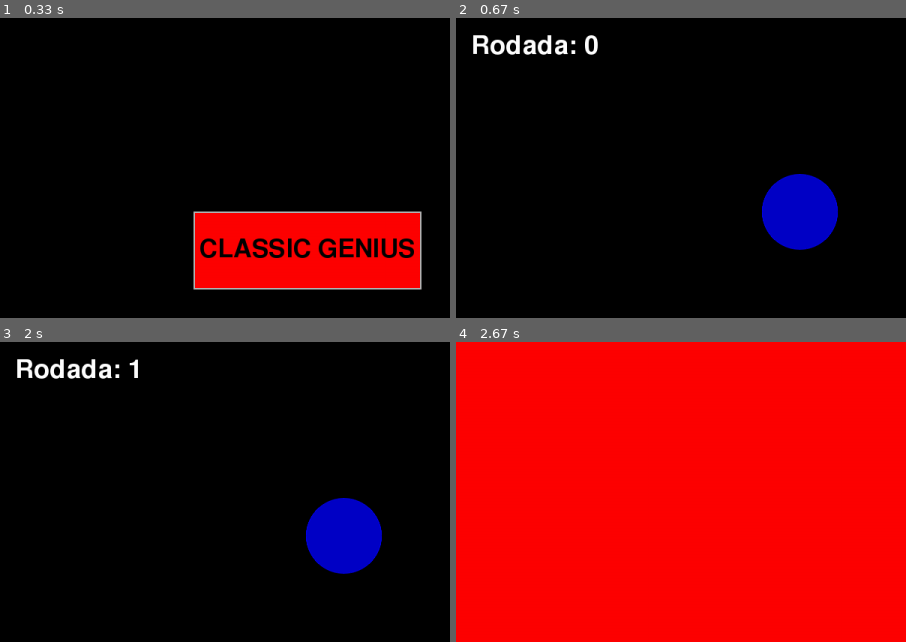
Above: before the commit, frames 1-4 (two rows, left to right).
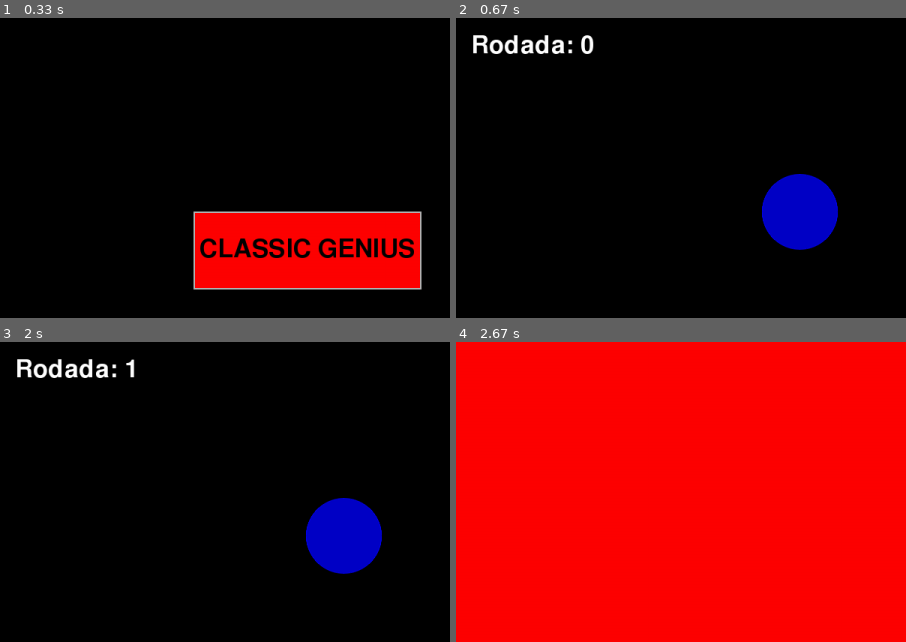
Above: after the commit, the same moments.

Repository: arieltl/genius-pygame
Game: pygame game, started from genius.py
Same seed, same stepped clock (60 frames per second), same inputs: the game is played once before the commit and once after it.
Inputs (mouse positions are % of the whole screen's width and height, from its top left):
- Up to frame 1 (0.33 s): no input
- Up to frame 2 (0.67 s): click "CLASSIC GENIUS" at 0.38 s
- Up to frame 3 (2 s): click (52, 16) at 1.72 s
- Up to frame 4 (2.67 s): click (36, 29) at 2.55 s
The pictures show only the part of the screen within x 0-50%, y 0-50%; the shares and areas given below are measured in that part.

Frame 1 is identical in both runs. In frame 2, 1.0% of the frame differs, in the area x 3-32%, y 5-13%; in frame 3, 0.9%; in frame 4, nothing differs.

Commit message:
Rosto Luciano WIP + modos funcionando

Diff:
--- a/main_game.py
+++ b/main_game.py
@@ -5,6 +5,7 @@
 from math import pi,sin,cos
 from support_classes import Circle, Note
 from CONFIG import HEIGHT,WIDTH, DRAW_RADIUS, COLORS, FREQUENCIES, QUIT, END
+#import os
 
 class GeniusGame:
     def __init__(self, window, manager):
@@ -72,6 +73,9 @@
             self.window.fill((255,0,0))
             action = {"function":self.start_game,"delay":1000}
             self.actions_list.append(action)
+            if self.difficulty == [True, True]:
+                pygame.load("Lucy High Tech.png").convert_alpha()
+                pygame.blit((WIDTH, HEIGHT))
 
 
 
@@ -91,10 +95,9 @@
         self.window.fill((0, 0, 0))
         for circle in self.circles:
             circle.draw(self.window)
-        font = pygame.font.SysFont(None, 52)
-        text = pygame.font.Font.render(font, "Rodada: {}".format(len(self.sequence)), 1, (255, 255, 255))
+        font = pygame.font.SysFont(None, 48)
+        text = font.render("Rodada: {}".format(len(self.sequence)), 1, (255, 255, 255))
         self.window.blit(text, (20, 20))
-
 
 
 
